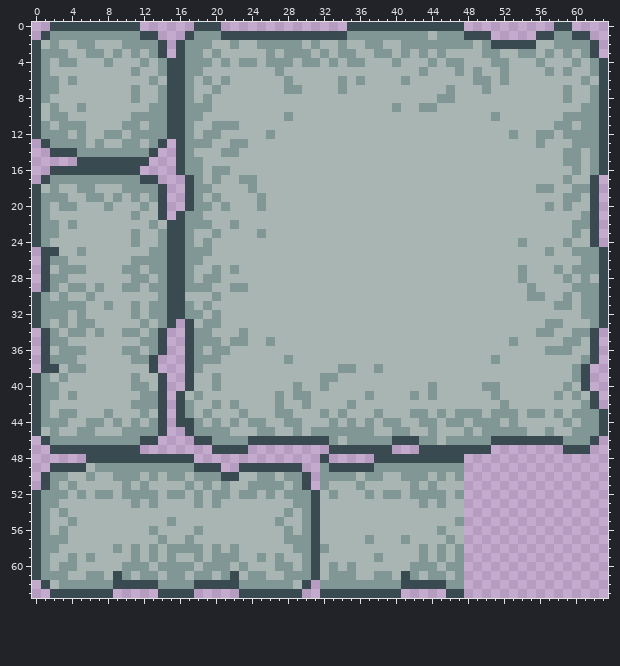
Pixel-art sprite: textures/block/solid/stone.png. That is the earlier state.
The file is 64x64 pixels. Colours within 5 levels of each other are drawn and written as one.
And afterwards:
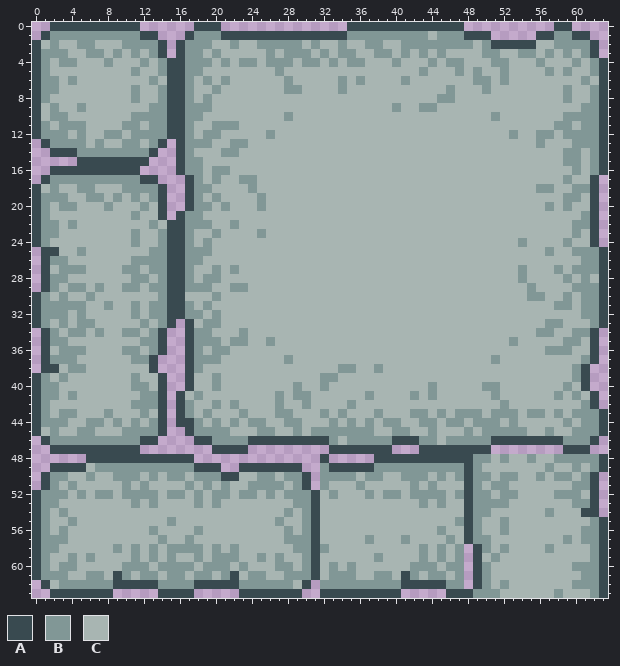
Palette (. is transparent): A #394a50  B #819796  C #a8b5b2
Difference:
@@ x 46..63 @@
 47 AAAAA........AAA..
-48 AA................
-49 BB................
-50 CB................
-51 CC................
-52 CB................
-53 CC................
-54 CC................
-55 CB................
-56 CC................
-57 BC................
-58 CB................
-59 CB................
-60 BB................
-61 CB................
-62 BB................
-63 AA................
+48 AAABBCBCCBCCBBBBBA
+49 BBABCCCCCCCBCCBCBA
+50 CBABBCBBCCBCBBCBA.
+51 CCABCBBCCCCCCCBBA.
+52 CBABBCBBCCCCBBBCA.
+53 CCABBBBCCCCCCCBBA.
+54 CCABBCCCCCCBCCCAA.
+55 CBABCCBCCCCCCCCCBA
+56 CCABCCBCCCCCCCCBBA
+57 BCABBCCCCCCCCBCBBA
+58 CB.ABCBCCCCBCCCCBA
+59 CB.ACBCCCCCCCCCCBA
+60 BB.ABCCCCCCCCCBBBA
+61 CB.ABCCCCCCCCCCBBA
+62 BB.ABCBCCCCCCCBBBA
+63 AAABBBCCCCCCBCCCBA
